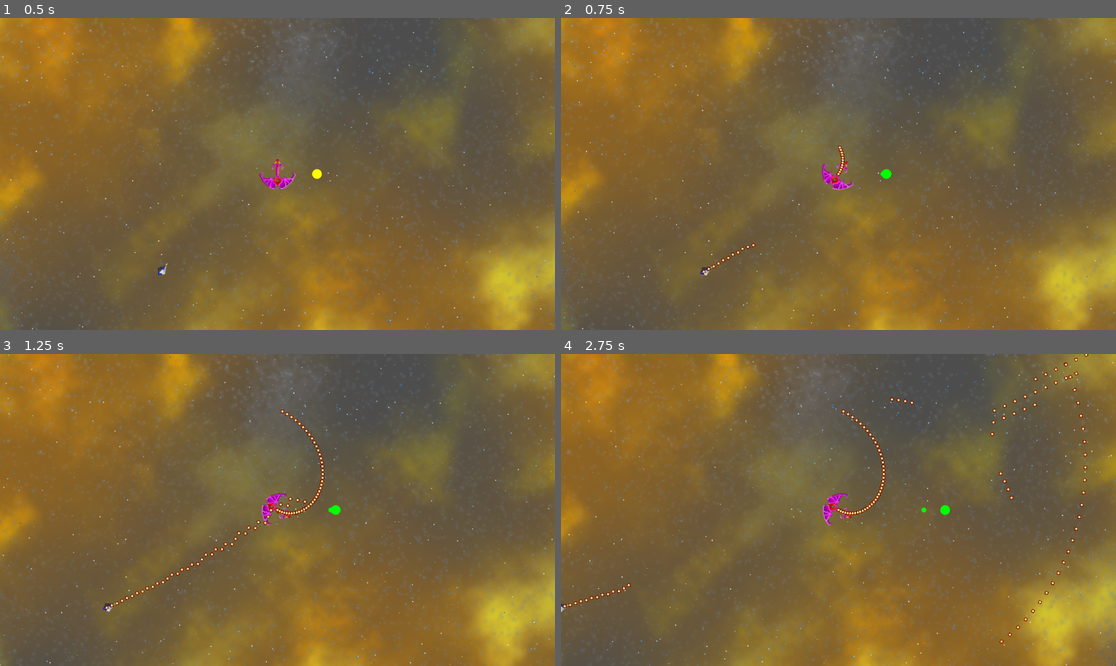
Above: before the commit, frames 1-4 (two rows, left to right).
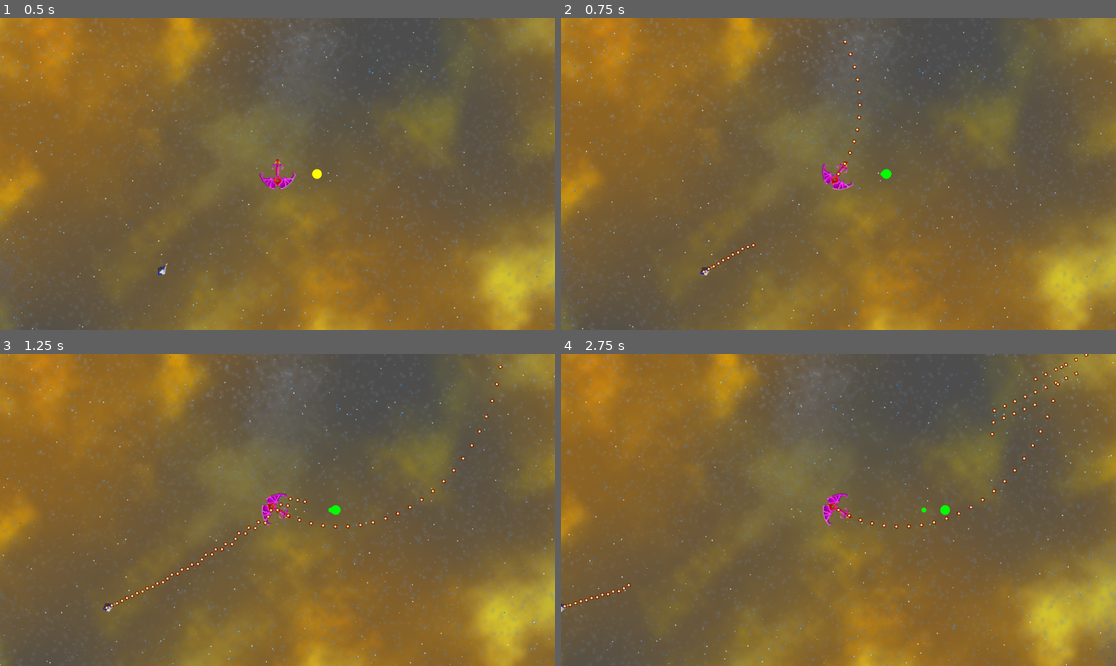
Above: after the commit, the same moments.

Repository: jorisvddonk/after-the-doctrinal-conflict
Game: Godot game, scene res://main.tscn
Same seed, same stepped clock (60 frames per second), same inputs: the game is played once before the commit and once after it.
Inputs:
- Up to frame 1 (0.5 s): no input
- Up to frame 2 (0.75 s): tap Enter at 0.5 s; hold D from 0.53 s (still down); hold Space from 0.53 s (still down)
- Up to frame 3 (1.25 s): keep holding D; keep holding Space
- Up to frame 4 (2.75 s): release D at 1.28 s; release Space at 1.28 s; hold A 1.28-2.03 s; tap Enter at 1.35 s; tap Space at 1.52, 1.55, 1.82 s; hold D from 2.03 s (still down); hold Space from 2.03 s (still down)

Frame 1 is identical in both runs. In frame 2, 0.1% of the frame differs, in the area x 49-55%, y 7-50%; in frame 3, 0.4%; in frame 4, 0.6%, in the area x 50-95%, y 2-93%.

Commit message:
need to export velocity in playership as well

Diff:
--- a/src/PlayerShip.gd
+++ b/src/PlayerShip.gd
@@ -2,7 +2,7 @@
 signal shoot
 signal debug
 
-var velocity = Vector2(0,0)
+@export var velocity = Vector2(0,0)
 @export var acceleration = 230
 @export var rotationSpeed = 3
 @export var maxSpeed = 300
@@ -21,6 +21,6 @@
 	position += velocity * delta
 
 	if Input.is_key_pressed(KEY_SPACE):
-		emit_signal("shoot", 300, null)
+		emit_signal("shoot", 1500, null)
 	if Input.is_key_pressed(KEY_ENTER):
 		emit_signal("debug")
